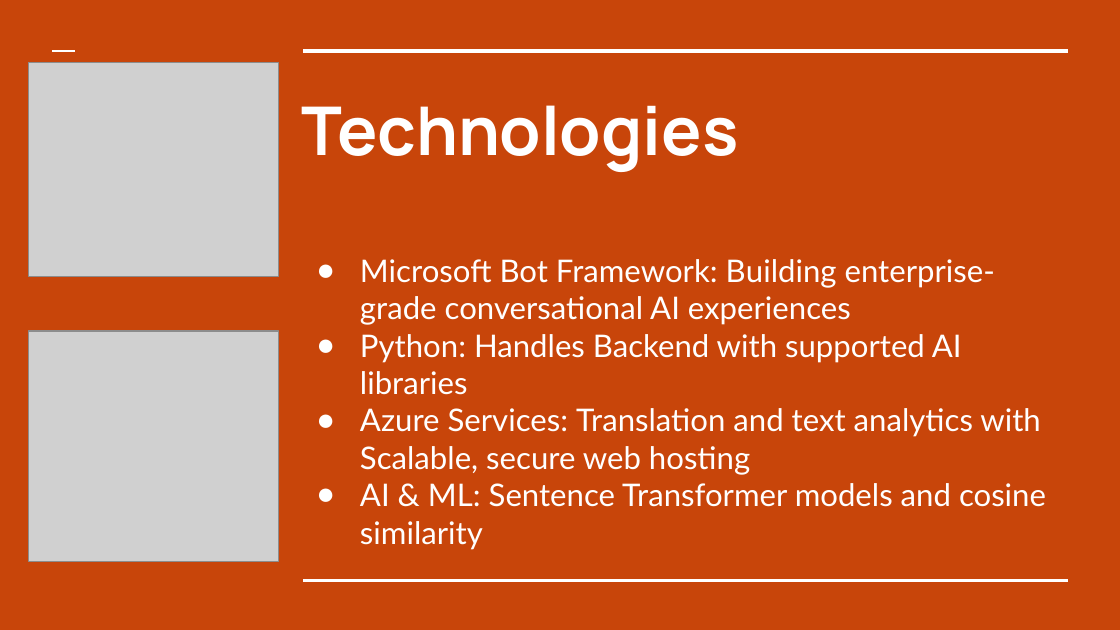
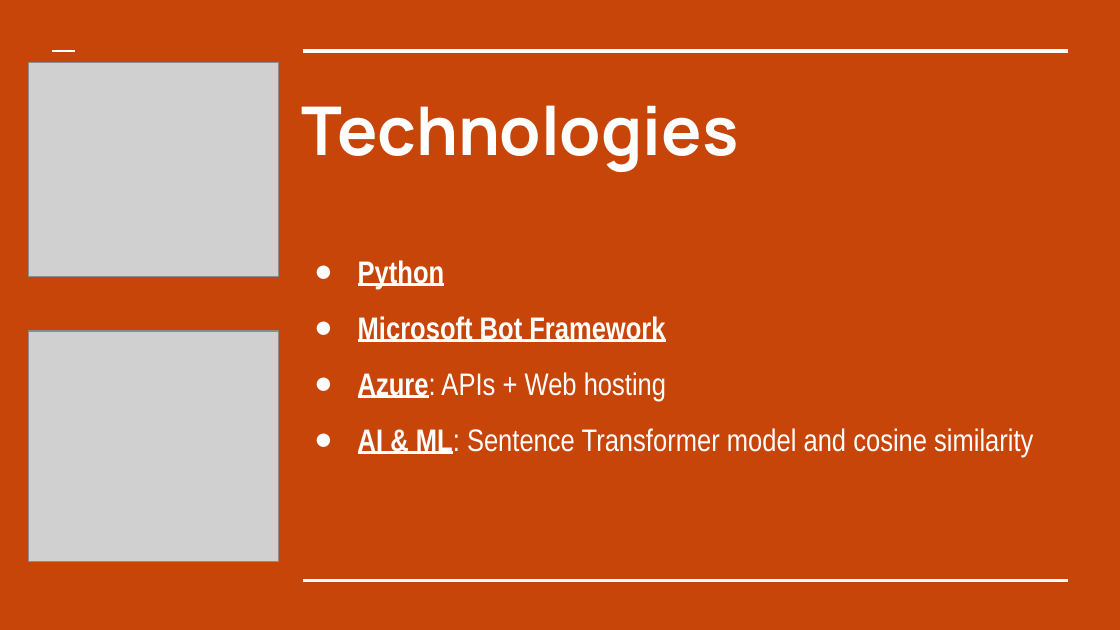
Before and after one commit to mjc136/4thYearProject, a slide deck: slide 3 of docs/LingoLizard.pptx. Drawn at 1120x630 pixels with LibreOffice and Linux fonts; fonts in the diff are those of the drawing; grey boxes stand for pictures. Boxes give left, top, right and bottom in pixels: in the first picture for what was removed or moved away, otherwise in the second. Text is boxed around its words. In the diff, an @@ line names an element or a change of style, - is before the commit and + after.

```diff
--- a/docs/LingoLizard.pptx
+++ b/docs/LingoLizard.pptx
@@ subtitle at [358,260,1033,456]: text changed; font Lato to Arial Narrow @@
-● Microsoft Bot Framework: Building enterprise-grade conversational AI experiences
-● Python: Handles Backend with supported AI libraries
-● Azure Services: Translation and text analytics with Scalable, secure web hosting
-● AI & ML: Sentence Transformer models and cosine similarity
+● Python
+● Microsoft Bot Framework
+● Azure: APIs + Web hosting
+● AI & ML: Sentence Transformer model and cosine similarity
```
Also in this commit, not shown: 3 other slides changed, 6 slides added, 2 slides removed, 1 other file.
